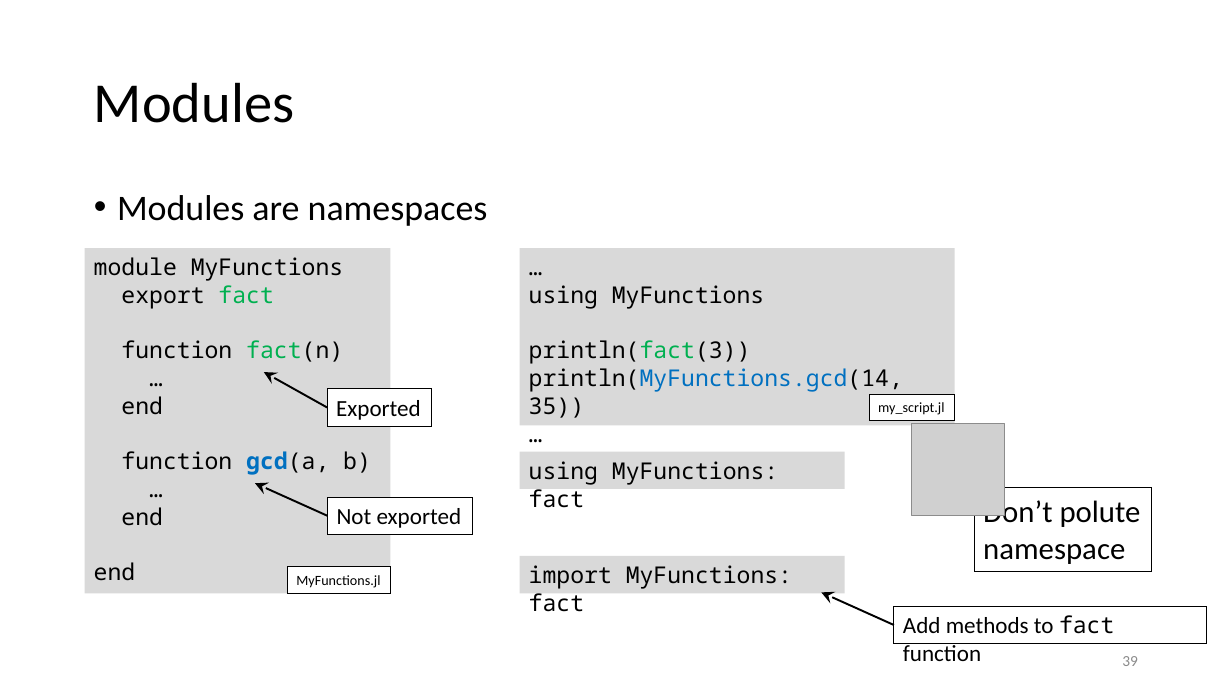
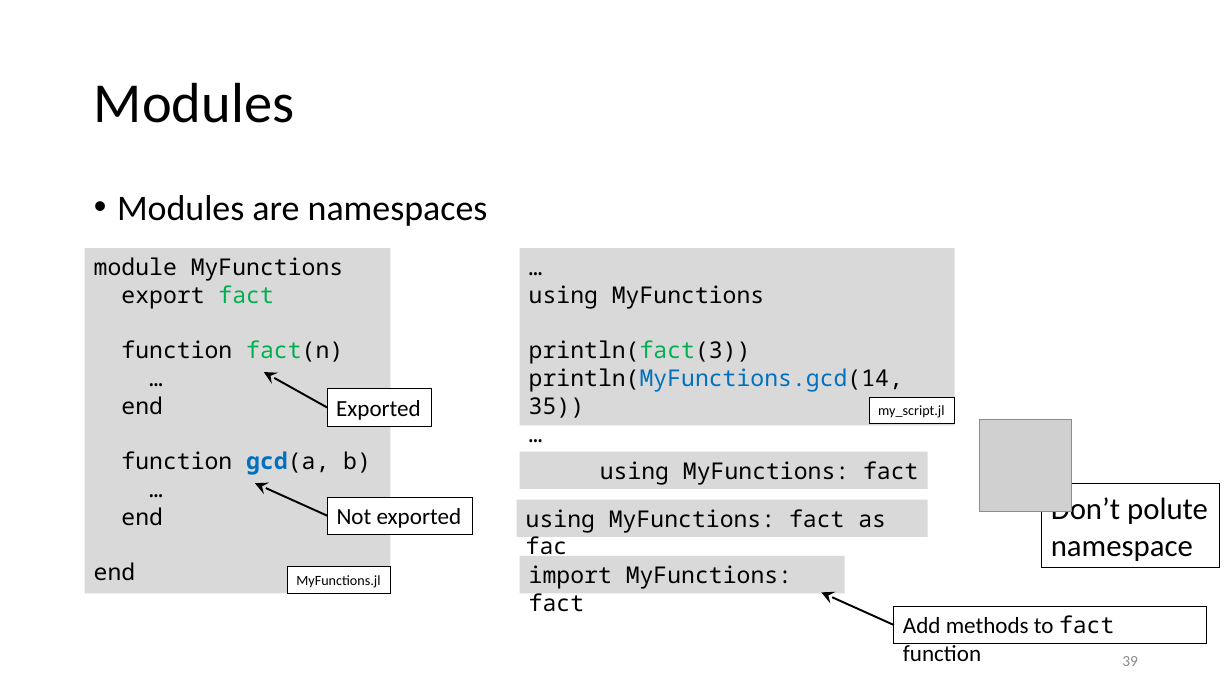
Before and after one commit to gjbex/Julia_good_bad_ugly, a slide deck: slide 39 of julia_good_back_ugly.pptx. Drawn at 1232x693 pixels with LibreOffice and Linux fonts; fonts in the diff are those of the drawing; grey boxes stand for pictures. Boxes give left, top, right and bottom in pixels: in the first picture for what was removed or moved away, otherwise in the second. Text is boxed around its words. In the diff, an @@ line names an element or a change of style, - is before the commit and + after.

Commit message:
Feedback 2023-03-08
* Fix typos
* add alias on import
* Fix formatting
* Mention Transducers package

```diff
--- a/julia_good_back_ugly.pptx
+++ b/julia_good_back_ugly.pptx
@@ picture: place and size @@
-picture at bbox=[912, 423, 1005, 516]
+picture at bbox=[980, 420, 1072, 512]
@@ rectangle "using MyFunctions: fact": place and size @@
-rectangle "using MyFunctions: fact" at bbox=[519, 452, 845, 489]
+rectangle "using MyFunctions: fact" at bbox=[519, 452, 928, 489]
@@ rectangle "using MyFunctions: fact" at bbox=[519, 452, 928, 489]: alignment left to right @@
@@ rectangle added at bbox=[517, 500, 928, 537], fill #D9D9D9, 18 pt, text #000000 @@
+using MyFunctions: fact as fac
@@ rectangle "Don’t polute": place and size @@
-rectangle "Don’t polute" at bbox=[974, 488, 1152, 572]
+rectangle "Don’t polute" at bbox=[1042, 484, 1219, 568]
```
Also in this commit, not shown: 4 other slides changed.
